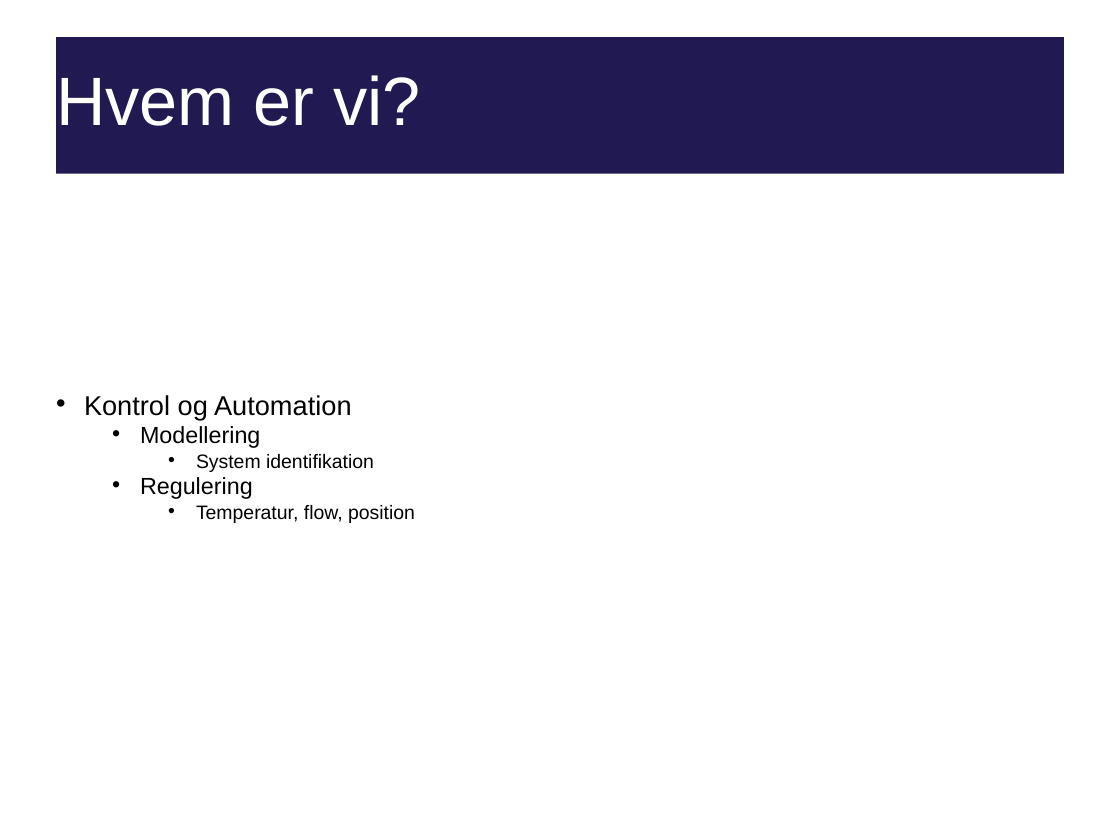
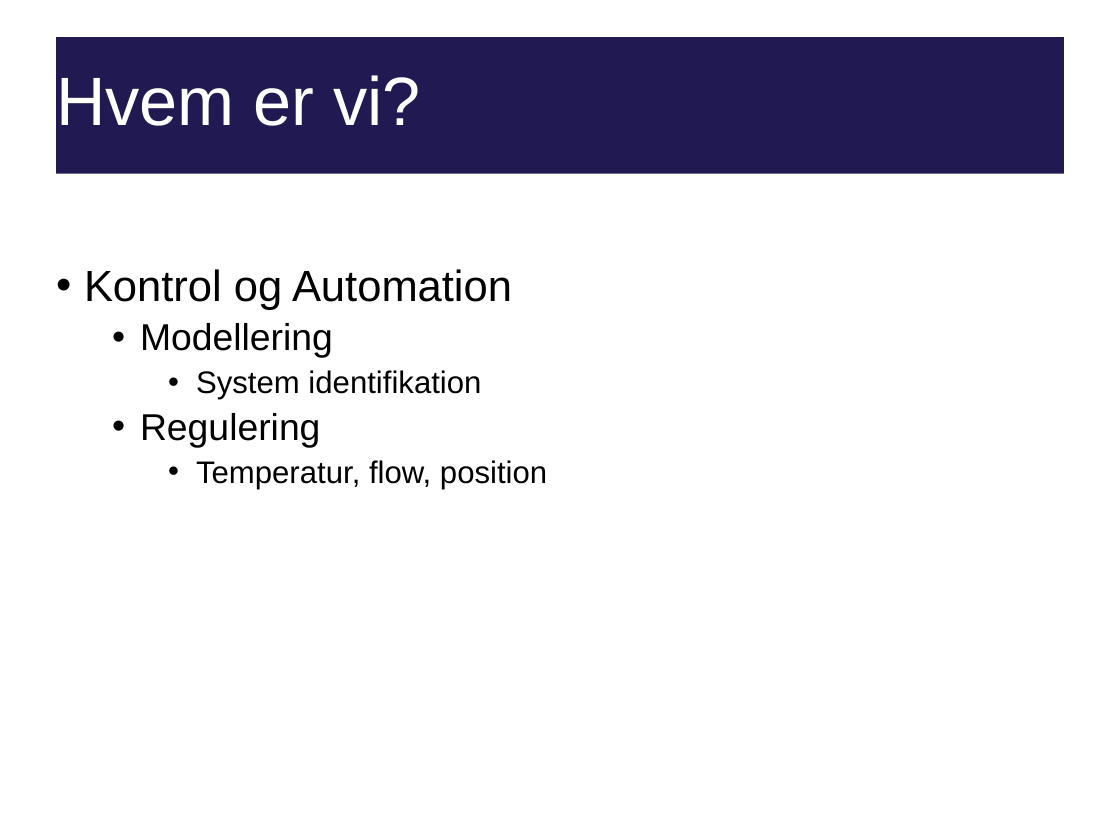
Before and after one commit to tpilga12/P10, a slide deck: slide 3 of Fredericia/presentation/presentation2.pptx. Drawn at 1120x840 pixels with LibreOffice and Linux fonts; fonts in the diff are those of the drawing; background and template pictures are left out. Boxes give left, top, right and bottom in pixels: in the first picture for what was removed or moved away, otherwise in the second. Text is boxed around its words. In the diff, an @@ line names an element or a change of style, - is before the commit and + after.

```diff
--- a/Fredericia/presentation/presentation2.pptx
+++ b/Fredericia/presentation/presentation2.pptx
@@ text "Kontrol og Automation" at (x1=84, y1=269, x2=547, y2=489): size 17.5 to 28 pt in "Kontrol og Automation"; size 15 to 24 pt in "Modellering", "Regulering"; size 12.5 to 20 pt in "System identifikation", "Temperatur, flow, position"; line spacing 0.7 to 0.9; vertical alignment middle to top @@
```
Also in this commit, not shown: 4 other slides changed, 10 other files.
